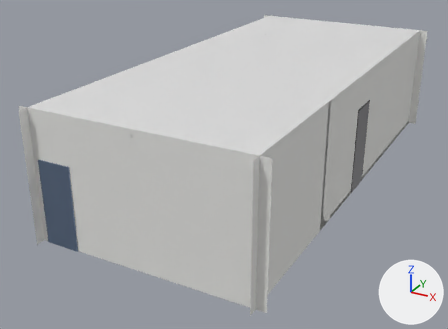
A saved change to the glTF model room_b.glb.
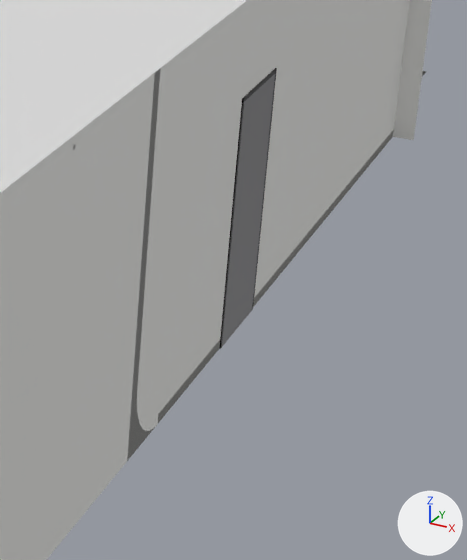
There are two pictures of each version: one whole from a 50 mm lens placed at (10.09, -21.96, 7.71), pointed at (2.06, -7.37, 0.41), one close up on the part from 62% to 97% of the width and 23% to 80% of the height. The lights are fixed; the arrows at lower right show +X, +Y and +Z. The last two pictures show the newer version. Vertices at exactly the same position are counted once.

Script lines for the objects in view, before the commit:
```python
me_floor = bpy.data.meshes.new('floor')
me_floor.from_pydata(...)  # 2344 vertices, 4102 faces; spans x -0.25..5.93, y -12.87..0.25, z 0.0..3.37
me_floor.materials.append(mat_floor_maple)  # white #e7e7e7
me_floor.materials.append(mat_ceiling_tin)  # white #e7e7e7
me_floor.materials.append(mat_wall_plaster)  # white #e7e7e5
me_floor.materials.append(mat_brick_painted)  # white #e7e7e5
me_floor.materials.append(mat_cyc_white)  # white #efefec
me_floor.materials.append(mat_cyc_floor_paint)  # white #ededeb
me_floor.materials.append(mat_baseboard)  # light grey #dddbd7
me_floor.materials.append(mat_steel_black)  # black #212122
me_floor.materials.append(mat_sill)  # light grey #dad8d4
me_floor.materials.append(mat_pipe_paint)  # white #e5e3df
me_floor.materials.append(mat_door_grey)  # grey #767679
me_floor.materials.append(mat_chrome)  # white #e7e7e7
me_floor.materials.append(mat_door_blue)  # blue #61738b
me_floor.materials.append(mat_table_steel)  # light grey #c4c5c7
me_floor.materials.append(mat_mirror)  # white #f3f3f3
me_floor.materials.append(mat_mirror_frame_oak)  # beige #b39573
me_floor.materials.append(mat_curtain_linen)  # white #eae8e5
me_floor.materials.append(mat_portable_wall)  # white #ececea
me_floor.materials.append(mat_bench_black)  # dark grey #303032
ob_room = bpy.data.objects.new('room', me_floor)
ob_room.location = (0.0, 0.0, 0.0)
```
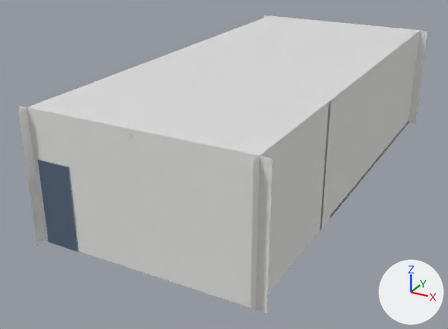
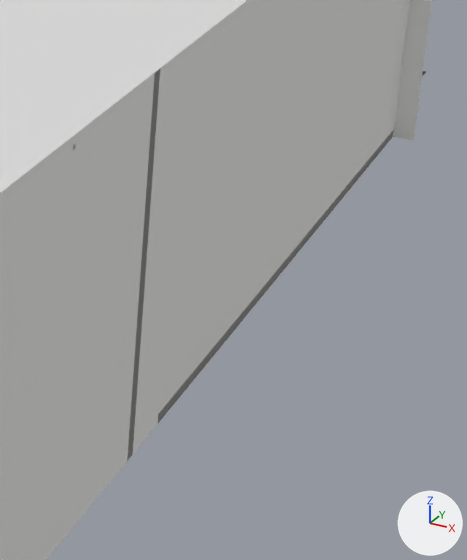
The change in detail:
Material 'cyc_skin' (mat_cyc_skin) is new.
Its base color is (0.86, 0.86, 0.84) (white #efefec).
Its roughness is 0.92.
me_floor is used by ob_room; location (0.0, 0.0, 0.0).
me_floor had 2344 vertices, 4102 faces and spanned x -0.25..5.93, y -12.87..0.25, z 0.0..3.37.
me_floor now has 2596 vertices, 4556 faces and spans x -0.25..5.93, y -12.87..0.25, z 0.0..3.37.
me_floor part 1: 7 loose pieces with 92 vertices, spanning x -0.01..5.69, y -7.55..-5.62, z 0.0..2.45, are deleted.
me_floor part 2: 34 vertices removed from x 1.1..5.68, y -8.89..-5.69, z 0.0..0.55; 354 vertices added at x 1.1..5.68, y -8.89..-5.69, z 0.0..3.37.
Other edits to the shape of me_floor do not show in these pictures.
me_floor gains material mat_cyc_skin (white #efefec).

Where the change shows, as pixel boxes (x1, y1, x2, y2) in the close-ups (467 x 560 px):
part 1 of me_floor, deleted: before (219, 68, 277, 349)
part 2 of me_floor, reshaped: before (133, 359, 211, 452)
